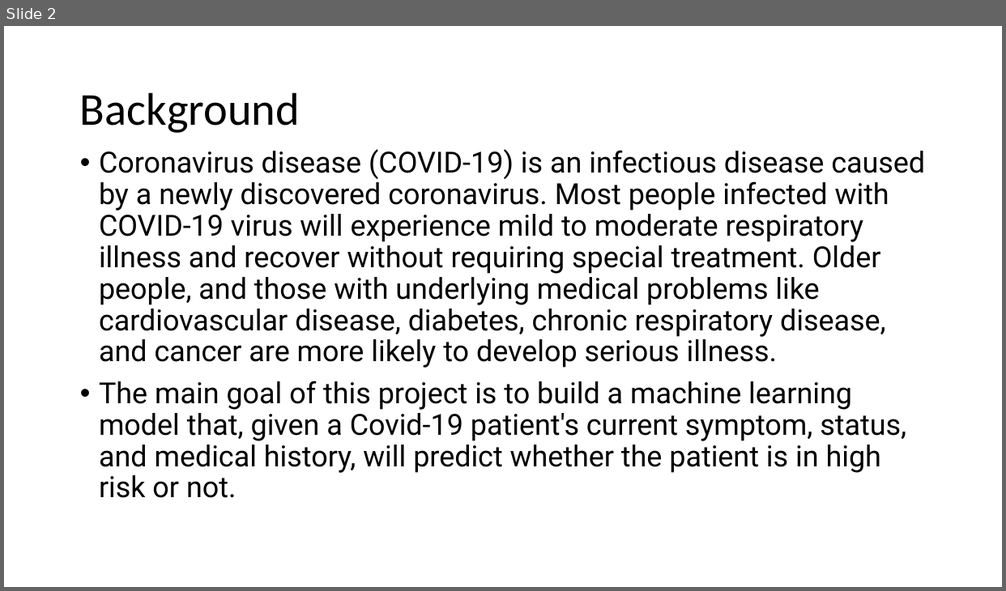
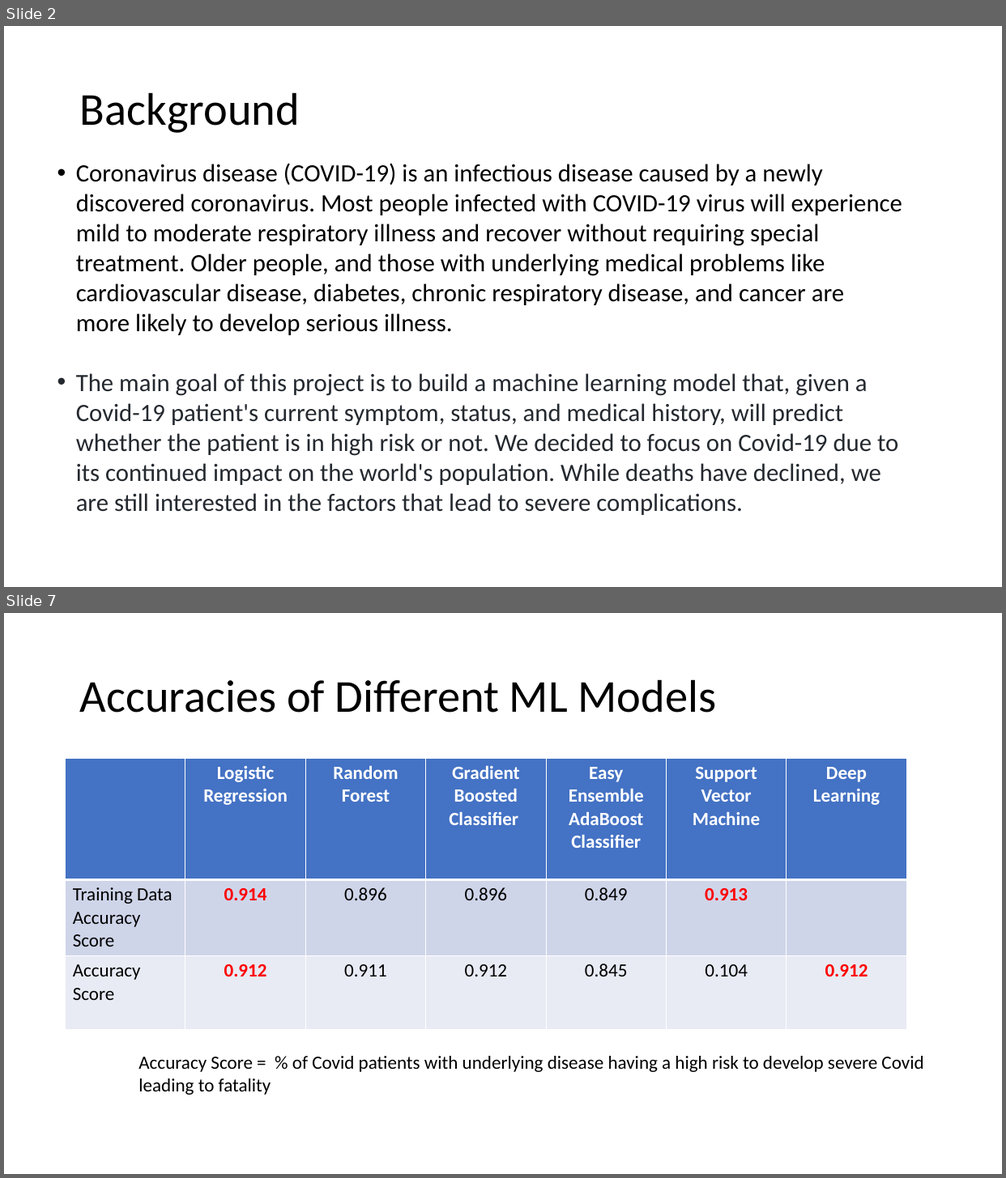
Before and after one commit to rvroomiii/group_hub, a slide deck: Covid-presentation.pptx. Shown one above the other, each under a label of ours: slide 2 before the commit, slides 2 and 7 after it; the slides between them are not shown. The pictures are 1006x591 and 1006x1178 pixels, drawn with LibreOffice and Linux fonts; fonts in the diff are those of the drawing. Boxes give left, top, right and bottom in pixels: in the first picture for what was removed or moved away, otherwise in the second. Text is boxed around its words. In the diff, an @@ line names an element or a change of style, - is before the commit and + after.

```diff
--- a/Covid-presentation.pptx
+++ b/Covid-presentation.pptx
@@ slide 7 added at box(4, 613, 1002, 1174), background #FFFFFF @@
@@ title added at box(80, 679, 717, 713), 44 pt, text #000000 @@
+Accuracies of Different ML Models
@@ table added at box(66, 758, 909, 1027), 3 rows, 7 columns @@
+ | Logistic Regression | Random Forest | Gradient Boosted Classifier | Easy Ensemble AdaBoost / Classifier | Support Vector Machine | Deep Learning
+Training Data Accuracy Score | 0.914 | 0.896 | 0.896 | 0.849 | 0.913 | 
+Accuracy Score | 0.912 | 0.911 | 0.912 | 0.845 | 0.104 | 0.912
@@ text added at box(138, 1056, 923, 1095), 18 pt, text #000000 @@
+Accuracy Score = % of Covid patients with underlying disease having a high risk to develop severe Covid leading to fatality
@@ slide 2 changed as well @@
@@ text "Coronavirus disease (COVID-19) is an ...": place and size @@
-text "Coronavirus disease (COVID-19) is an ..." at box(99, 149, 925, 498)
+text "Coronavirus disease (COVID-19) is an ..." at box(76, 163, 902, 515)
@@ text at box(76, 163, 902, 335): size 28 to 24 pt, font Roboto to Calibri in "Coronavirus disease (COVID-19) is an infectious disease ..."; line spacing 0.9 to 1; less space between paragraphs @@
@@ text at box(76, 373, 898, 515): text changed; size 28 to 24 pt; font Roboto to Calibri; text colour #000000 to #24292F @@
-• The main goal of this project is to build a machine learning model that, given a Covid-19 patient's current symptom, status, and medical history, will predict whether the patient is in high risk or not.
+• The main goal of this project is to build a machine learning model that, given a Covid-19 patient's current symptom, status, and medical history, will predict whether the patient is in high risk or not. We decided to focus on Covid-19 due to its continued impact on the world's population. While deaths have declined, we are still interested in the factors that lead to severe complications.
```
Also in this commit, not shown: 4 other slides changed, 5 other slides added, 3 slides removed.
